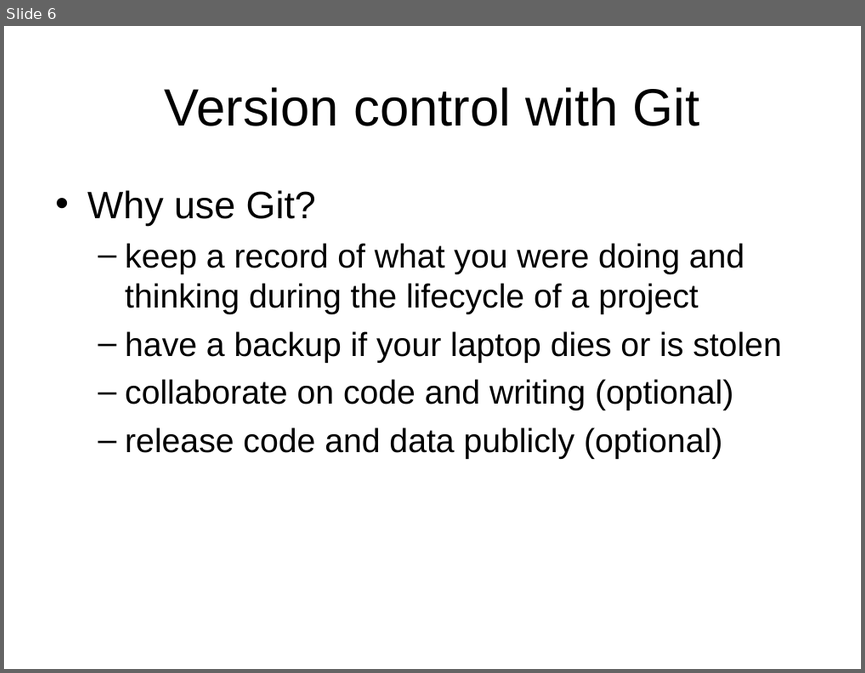
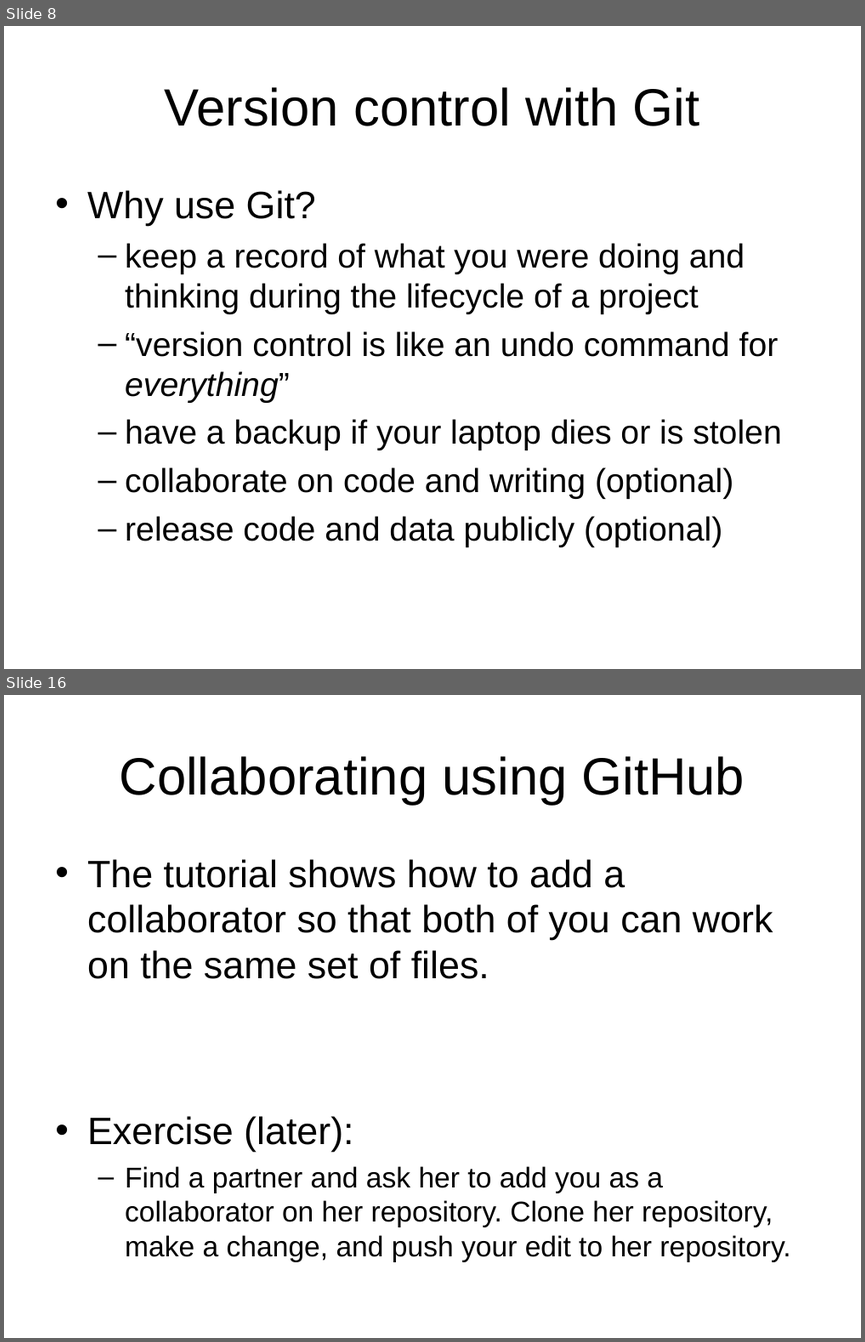
Before and after one commit to cskemp/chdss2019_content, a slide deck: day1/slides/part1_git.ppt. Shown one above the other, each under a label of ours: slide 6 before the commit, slides 8 and 16 after it; the slides between them are not shown. The pictures are 865x673 and 865x1342 pixels, drawn with LibreOffice and Linux fonts; fonts in the diff are those of the drawing. Boxes give left, top, right and bottom in pixels: in the first picture for what was removed or moved away, otherwise in the second. Text is boxed around its words. In the diff, an @@ line names an element or a change of style, - is before the commit and + after.

```diff
--- a/day1/slides/part1_git.ppt
+++ b/day1/slides/part1_git.ppt
@@ slide 16 added at [4, 695, 861, 1338], background #FFFFFF @@
@@ title added at [120, 756, 745, 805], 44 pt, text #000000 @@
+Collaborating using GitHub
@@ text added at [87, 859, 790, 1262], 24 pt, text #000000 @@
+• The tutorial shows how to add a collaborator so that both of you can work on the same set of files.
+• Exercise (later):
+  – Find a partner and ask her to add you as a collaborator on her repository. Clone her repository, make a change, and push your edit to her repository.
@@ what was slide 6 is now slide 8 @@
@@ slide 8 changed as well @@
@@ text at [125, 331, 778, 403]: paragraph added @@
+  – “version control is like an undo command for everything”
```
Also in this commit, not shown: 1 other slide changed, 12 other slides added, 4 slides removed, 4 other files.
